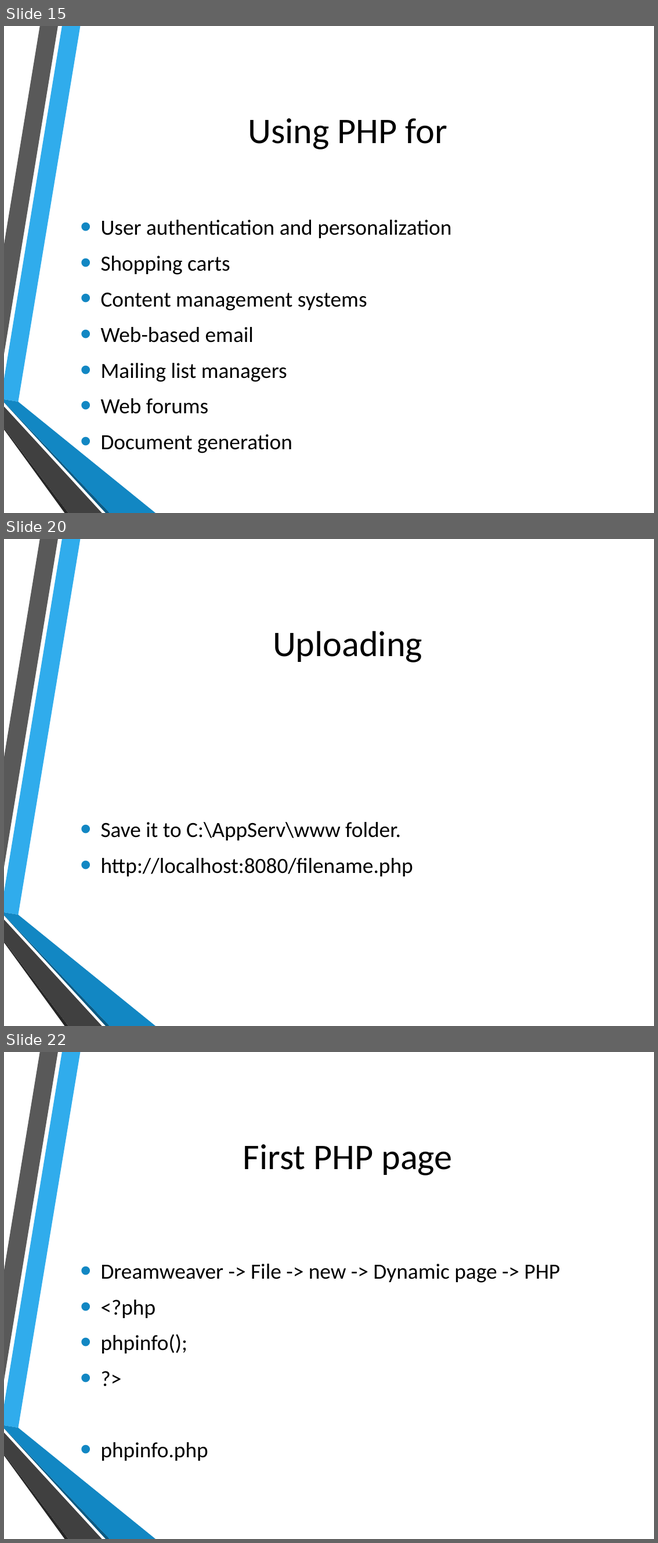
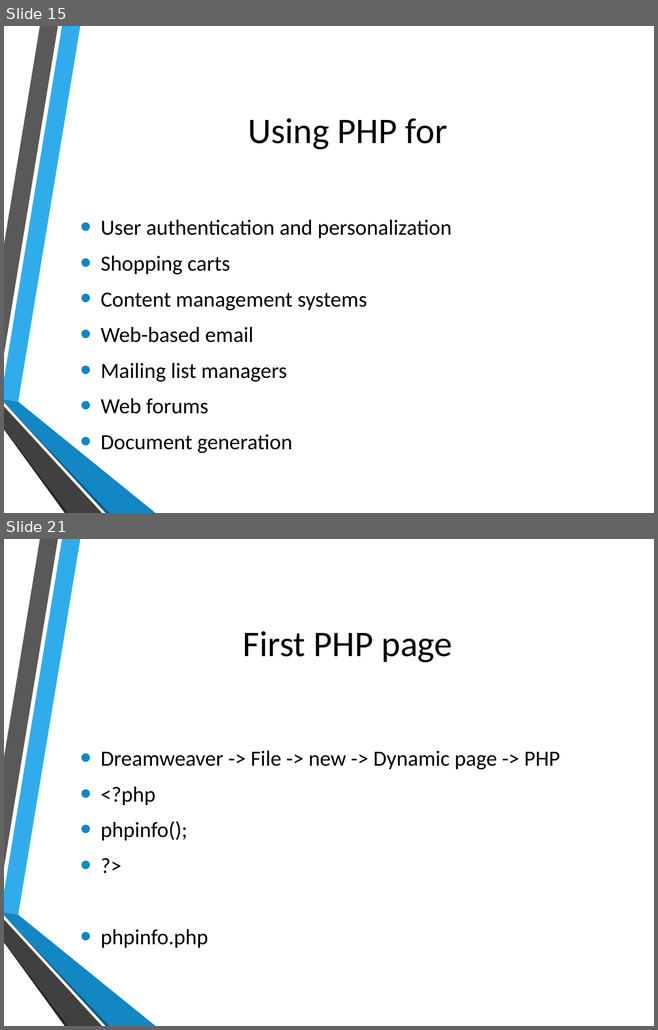
Before and after one commit to hatted/fevaworks-php, a slide deck: php-fw1/lesson1.pptx. Shown one above the other, each under a label of ours: slides 15, 20 and 22 before the commit, slides 15 and 21 after it; the slides between them are not shown. The pictures are 658x1543 and 658x1030 pixels, drawn with LibreOffice and Linux fonts; fonts in the diff are those of the drawing; background and template pictures are left out. Boxes give left, top, right and bottom in pixels: in the first picture for what was removed or moved away, otherwise in the second. Text is boxed around its words. In the diff, an @@ line names an element or a change of style, - is before the commit and + after.

```diff
--- a/php-fw1/lesson1.pptx
+++ b/php-fw1/lesson1.pptx
@@ slide 20 removed at bbox=[4, 539, 654, 1026], background picture (left out); not listed: 6 template elements that a slide beside it also shows @@
@@ title removed at bbox=[273, 631, 422, 663] @@
-Uploading
@@ text removed at bbox=[101, 822, 413, 877] @@
-• Save it to C:\AppServ\www folder.
-• http://localhost:8080/filename.php
@@ what was slide 22 is now slide 21 @@
```
Also in this commit, not shown: 8 slides changed, 1 slide added, 2 other slides removed, 2 other files.
